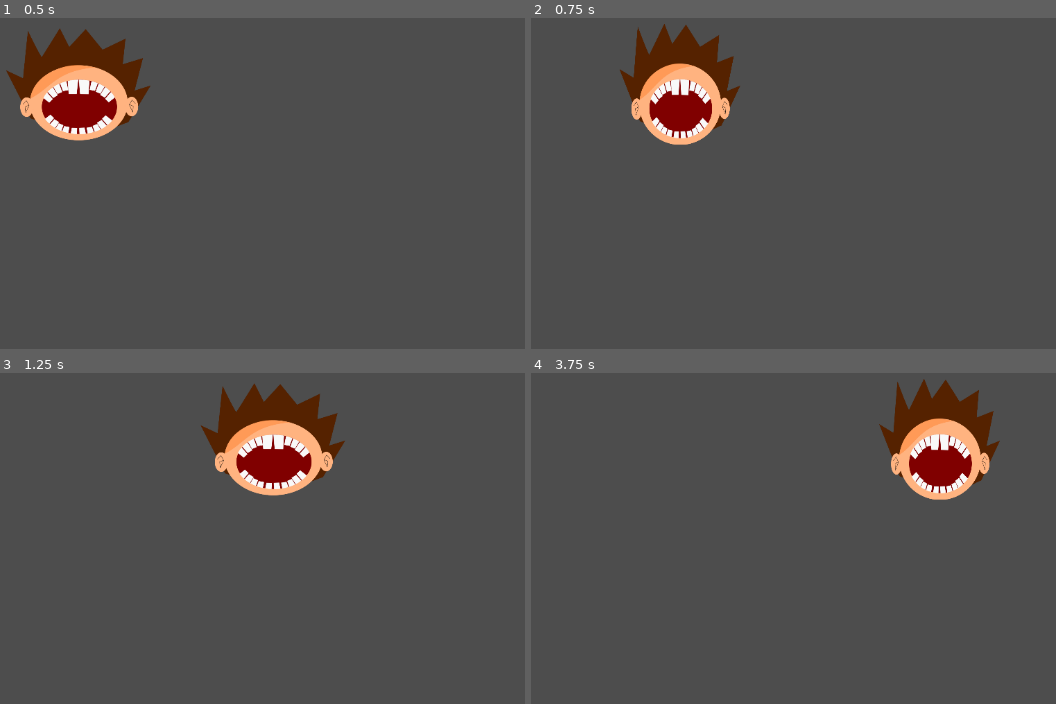
Above: before the commit, frames 1-4 (two rows, left to right).
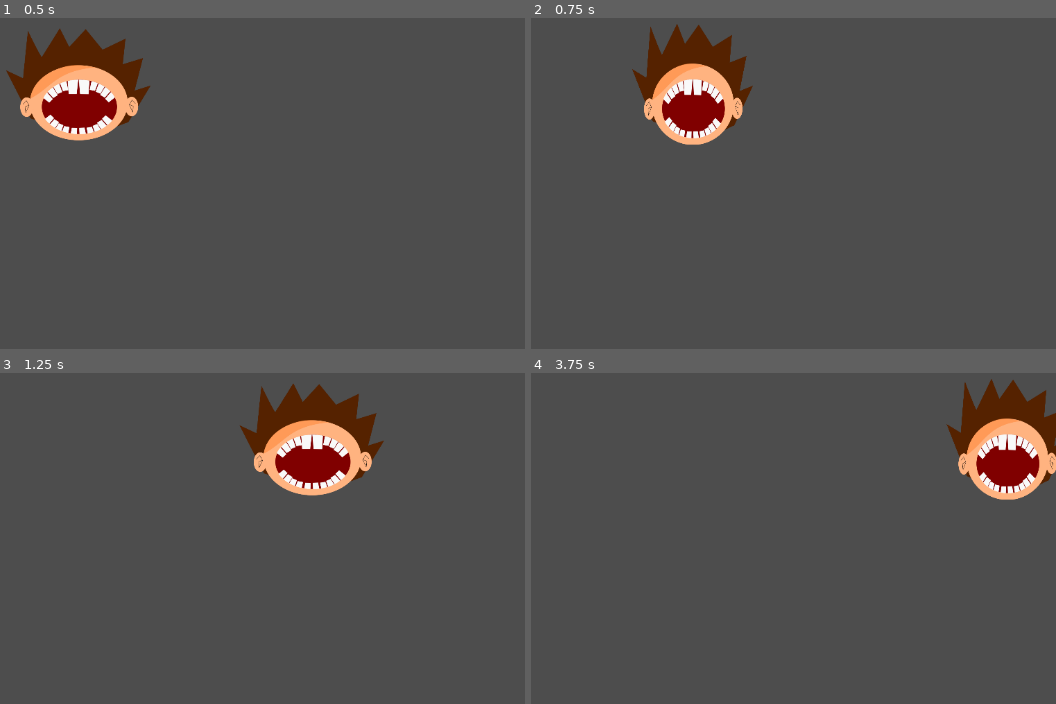
Above: after the commit, the same moments.

Repository: NitroXen/PizzBurMan
Game: Godot game, scene res://Scenes/game.tscn
Same seed, same stepped clock (60 frames per second), same inputs: the game is played once before the commit and once after it. The project has no main scene, so this scene is started directly.
Inputs:
- Up to frame 1 (0.5 s): no input
- Up to frame 2 (0.75 s): tap Enter at 0.5 s; hold Right (right) from 0.53 s (still down); hold Space (dash) from 0.53 s (still down)
- Up to frame 3 (1.25 s): keep holding Right (right); keep holding Space (dash)
- Up to frame 4 (3.75 s): release Right (right) at 1.28 s; release Space (dash) at 1.28 s; hold Down (down) 1.28-2.03 s; tap Space (dash) at 1.35, 2.85 s; hold Right (right) 2.03-2.78 s; hold Space (dash) 2.03-2.78 s; hold Up (up) 2.78-3.53 s; hold Left (left) from 3.53 s (still down); hold Space (dash) from 3.53 s (still down)

Frame 1 is identical in both runs. In frame 2, 4.1% of the frame differs, in the area x 16-43%, y 1-39%; in frame 3, 7.1%; in frame 4, 8.9%, in the area x 66-100%, y 1-39%.

Commit message:
fix dash

Diff:
--- a/Scenes/player.tscn
+++ b/Scenes/player.tscn
@@ -3,6 +3,21 @@
 [ext_resource type="Script" uid="uid://2pvjtafoi6er" path="res://Scripts/player.gd" id="1_cvnsp"]
 [ext_resource type="Texture2D" uid="uid://bkevcxk6qctbk" path="res://assets/GReady.svg" id="1_v0iea"]
 [ext_resource type="PackedScene" uid="uid://b4bjla2uorl6d" path="res://Components/health_component.tscn" id="3_6t5aa"]
+
+[sub_resource type="Animation" id="Animation_vgqql"]
+length = 0.001
+tracks/0/type = "value"
+tracks/0/imported = false
+tracks/0/enabled = true
+tracks/0/path = NodePath("Sprite2D:scale")
+tracks/0/interp = 1
+tracks/0/loop_wrap = true
+tracks/0/keys = {
+"times": PackedFloat32Array(0),
+"transitions": PackedFloat32Array(1),
+"update": 0,
+"values": [Vector2(1, 1)]
+}
 
 [sub_resource type="Animation" id="Animation_6t5aa"]
 resource_name = "move_dash"
@@ -18,21 +33,6 @@
 "transitions": PackedFloat32Array(1, 1, 1),
 "update": 0,
 "values": [Vector2(1, 1), Vector2(0.8, 1.1), Vector2(1, 1)]
-}
-
-[sub_resource type="Animation" id="Animation_vgqql"]
-length = 0.001
-tracks/0/type = "value"
-tracks/0/imported = false
-tracks/0/enabled = true
-tracks/0/path = NodePath("Sprite2D:scale")
-tracks/0/interp = 1
-tracks/0/loop_wrap = true
-tracks/0/keys = {
-"times": PackedFloat32Array(0),
-"transitions": PackedFloat32Array(1),
-"update": 0,
-"values": [Vector2(1, 1)]
 }
 
 [sub_resource type="AnimationLibrary" id="AnimationLibrary_fkybt"]
--- a/Scripts/player.gd
+++ b/Scripts/player.gd
@@ -1,19 +1,41 @@
 extends CharacterBody2D
 
-@export var speed = 10000
-var dir = Vector2.ZERO
+@export var speed = 200
+@export var dash_duration = 0.5
+
+
+var is_dashing = false
+var dash_direction = Vector2.ZERO
+var dash_timer = 0.0
+
+
 
 func _physics_process(delta: float) -> void:
-	dir = Input.get_vector("left","right","up","down")
-	dir = dir.normalized()
-	velocity = dir * speed * delta
-	if Input.is_action_just_pressed("dash"):
-		dash()
-	print(dir)
+	var dir = Input.get_vector("left","right","up","down")
+	if dir.length() > 0:
+		dir = dir.normalized()
+	if is_dashing:
+		dash_timer += delta
+		velocity = dash_direction * 600
+		$AnimationPlayer.play("move_dash")
+		if dash_timer > dash_duration:
+			dash_timer = 0.0
+			is_dashing = false
+			velocity = Vector2.ZERO
+	else:
+		velocity = dir * speed
 	move_and_slide()
 
-func dash():
-	$AnimationPlayer.play("move_dash")
-	var tween = get_tree().create_tween()
-	tween.tween_property(self, "position", position + velocity * 1.5 ,0.5)
-	await tween.finished
+func _unhandled_input(event: InputEvent) -> void:
+	if event.is_action_pressed("dash"):
+		is_dashing = true
+		dash_direction = Input.get_vector("left", "right", "up", "down")
+		if dash_direction.length() == 0:
+			dash_direction = Vector2.ZERO # Default to up if no direction is pressed
+		dash_direction = dash_direction.normalized()
+
+#func dash():
+	#$AnimationPlayer.play("move_dash")
+	#var tween = get_tree().create_tween()
+	#tween.tween_property(self, "position", position + velocity * 1.5 ,0.5)
+	#await tween.finished
